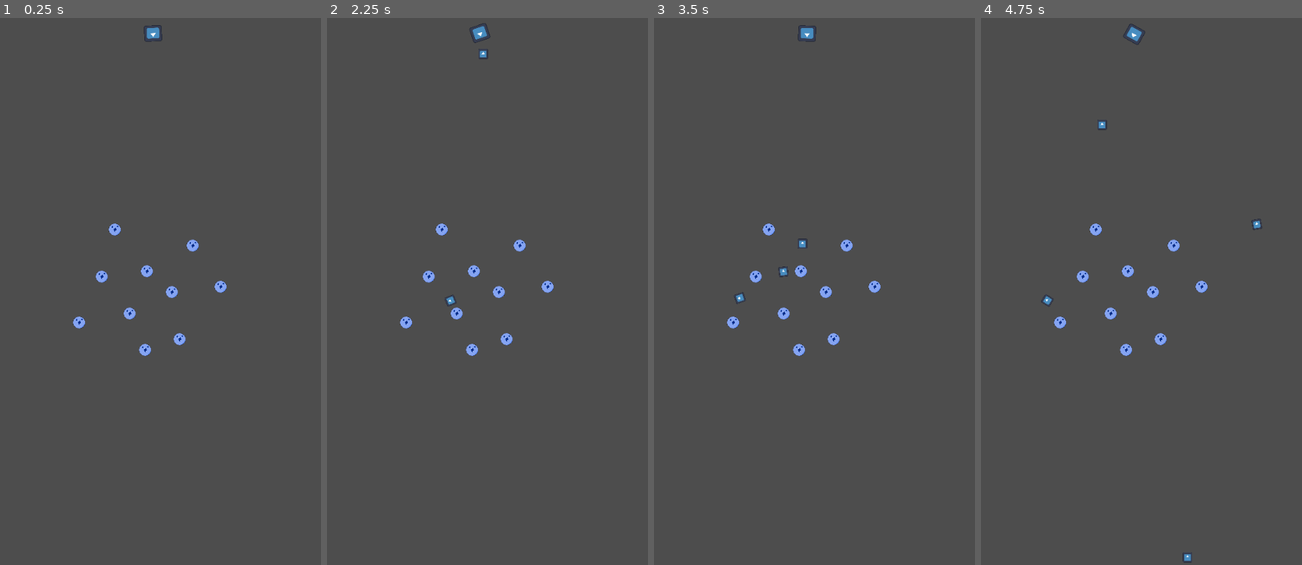
Above: before the commit, frames 1-4 (left to right).
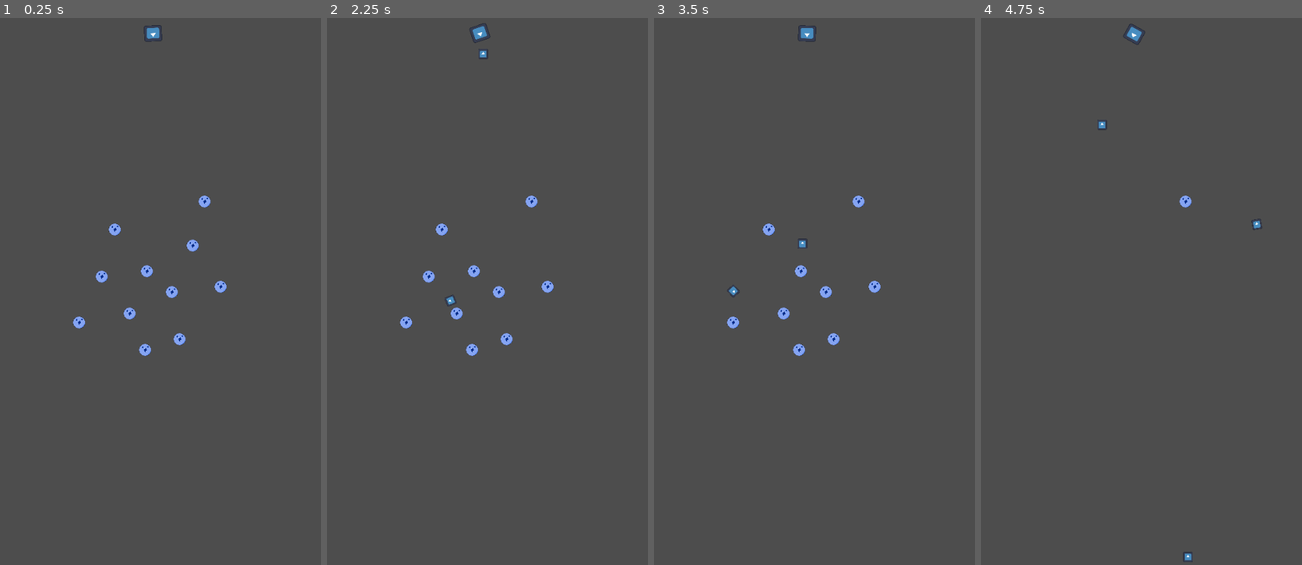
Above: after the commit, the same moments.

Repository: teachermanjeff/physics2025
Game: Godot game, scene res://playtest.tscn
Two runs of this game, one before a commit and one after it. Both use one fixed random seed, a clock stepped at 60 frames per second and the inputs below. The project has no main scene, so this scene is started directly. The engine's default icon, where the game draws it, is replaced by a stand-in: a white triangle on a blue panel in a dark square.
Inputs (mouse positions are in pixels of both pictures, inside the frame that each line leads up to):
- Up to frame 1 (0.25 s): no input
- Up to frame 2 (2.25 s): tap Enter at 0.5 s; move the mouse to (558, 247) at 0.52 s; click (558, 247) at 0.6 s; move the mouse to (423, 307) at 1.27 s; click (423, 307) at 1.35 s; move the mouse to (519, 154) at 2.02 s; click (519, 154) at 2.1 s
- Up to frame 3 (3.5 s): move the mouse to (798, 395) at 2.77 s; click (798, 395) at 2.85 s
- Up to frame 4 (4.75 s): move the mouse to (1237, 362) at 3.52 s; click (1237, 362) at 3.6 s; move the mouse to (1045, 193) at 4.27 s; click (1045, 193) at 4.35 s

The runs differ from the first frame. In frame 1, less than 0.1% of the frame differs, in the area x 61-66%, y 32-35%; in frame 2, 0.1%; in frame 3, 0.3%; in frame 4, 0.8%, in the area x 18-71%, y 32-100%.

Commit message:
Finish the normal peg
Needs to be fleshed out a bit
most of the ball is destroyed because the nodes are under the same tree.

Diff:
--- a/bouncegame/ball.tscn
+++ b/bouncegame/ball.tscn
@@ -8,7 +8,7 @@
 
 [sub_resource type="CircleShape2D" id="CircleShape2D_41u45"]
 
-[node name="ball" type="RigidBody2D"]
+[node name="ball" type="RigidBody2D" groups=["balls"]]
 physics_material_override = SubResource("PhysicsMaterial_x8fbi")
 script = ExtResource("1_41u45")
 
--- a/bouncegame/normal_peg.gd
+++ b/bouncegame/normal_peg.gd
@@ -11,5 +11,10 @@
 	pass
 
 func _on_area_2d_body_entered(body):
-	#queue_free()
-	pass
+	if body.is_in_group("balls"):
+		$Timer.start()
+
+
+
+func _on_timer_timeout():
+	queue_free()
--- a/bouncegame/normal_peg.tscn
+++ b/bouncegame/normal_peg.tscn
@@ -1,9 +1,12 @@
-[gd_scene load_steps=4 format=3 uid="uid://dh4nvugrkegbn"]
+[gd_scene load_steps=5 format=3 uid="uid://dh4nvugrkegbn"]
 
 [ext_resource type="Script" uid="uid://c27jjqfca5pes" path="res://normal_peg.gd" id="1_mlfcl"]
 [ext_resource type="Texture2D" uid="uid://ls1hr0toxf4b" path="res://Graphics/blue man peg.png" id="2_jc5c8"]
 
 [sub_resource type="CircleShape2D" id="CircleShape2D_rpu75"]
+radius = 10.0499
+
+[sub_resource type="CircleShape2D" id="CircleShape2D_vybfs"]
 
 [node name="normal_peg" type="Node2D"]
 script = ExtResource("1_mlfcl")
@@ -13,14 +16,17 @@
 scale = Vector2(0.22, 0.23)
 texture = ExtResource("2_jc5c8")
 
-[node name="StaticBody2D" type="StaticBody2D" parent="."]
-
-[node name="CollisionShape2D" type="CollisionShape2D" parent="StaticBody2D"]
-shape = SubResource("CircleShape2D_rpu75")
-
 [node name="Area2D" type="Area2D" parent="."]
 
 [node name="CollisionShape2D" type="CollisionShape2D" parent="Area2D"]
 shape = SubResource("CircleShape2D_rpu75")
 
+[node name="Timer" type="Timer" parent="."]
+
+[node name="StaticBody2D" type="StaticBody2D" parent="."]
+
+[node name="CollisionShape2D" type="CollisionShape2D" parent="StaticBody2D"]
+shape = SubResource("CircleShape2D_vybfs")
+
 [connection signal="body_entered" from="Area2D" to="." method="_on_area_2d_body_entered"]
+[connection signal="timeout" from="Timer" to="." method="_on_timer_timeout"]
--- a/bouncegame/playtest.tscn
+++ b/bouncegame/playtest.tscn
@@ -44,3 +44,6 @@
 
 [node name="normal_peg4" parent="normal_peg/normal_peg2" instance=ExtResource("1_qjlvb")]
 position = Vector2(60, -156)
+
+[node name="normal_peg3" parent="." instance=ExtResource("1_qjlvb")]
+position = Vector2(91, 282)
